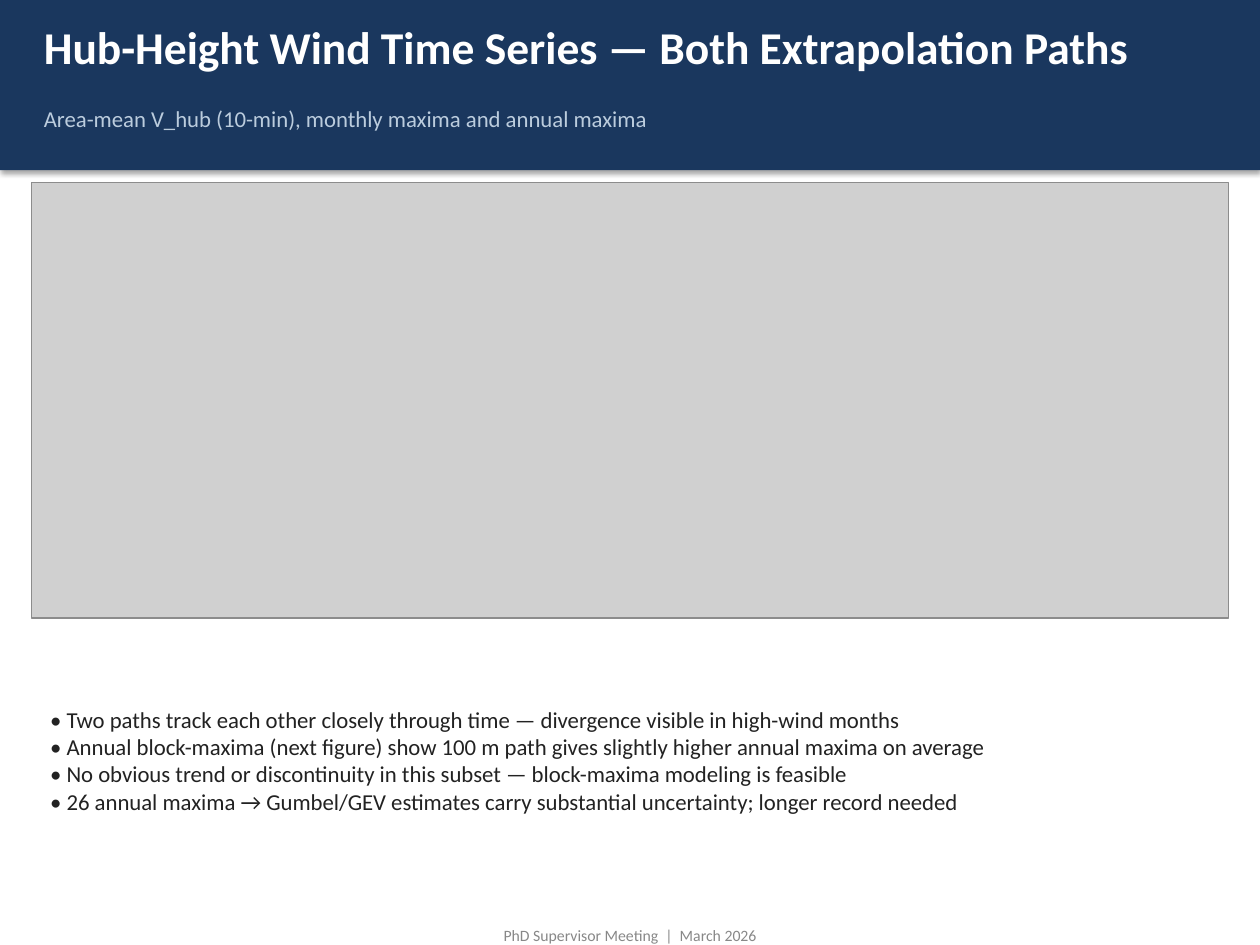
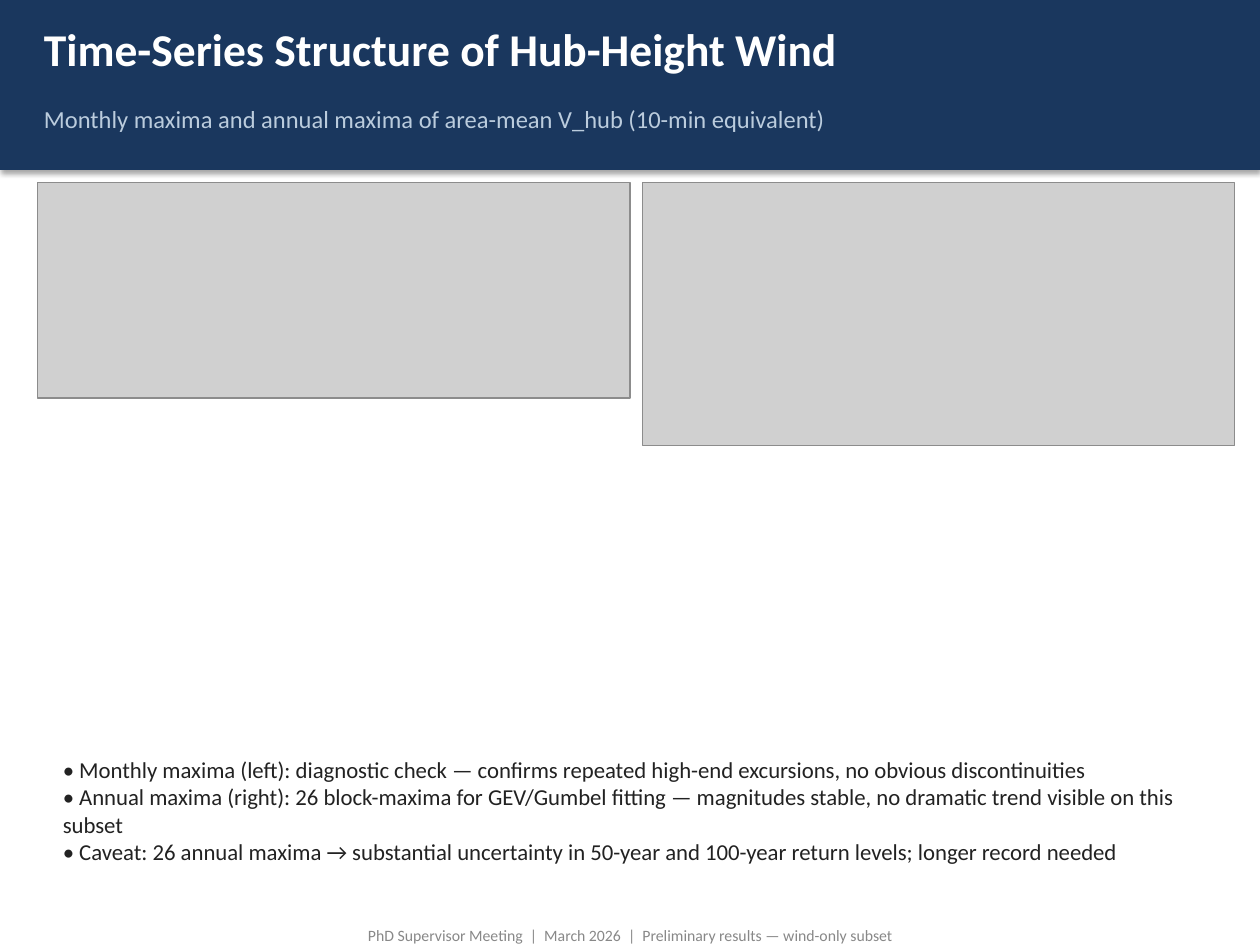
Before and after one commit to ChantelleAA/openfast, a slide deck: slide 4 of meeting_slides.pptx (slide 5 before the commit). Drawn at 1260x945 pixels with LibreOffice and Linux fonts; fonts in the diff are those of the drawing; grey boxes stand for pictures. Boxes give left, top, right and bottom in pixels: in the first picture for what was removed or moved away, otherwise in the second. Text is boxed around its words. In the diff, an @@ line names an element or a change of style, - is before the commit and + after.

```diff
--- a/meeting_slides.pptx
+++ b/meeting_slides.pptx
@@ text at (44,34,836,74): text changed @@
-Hub-Height Wind Time Series — Both Extrapolation Paths
+Time-Series Structure of Hub-Height Wind
@@ text at (44,110,824,132): text changed; size 13 to 14 pt @@
-Area-mean V_hub (10-min), monthly maxima and annual maxima
+Monthly maxima and annual maxima of area-mean V_hub (10-min equivalent)
@@ picture removed at (32,183,1228,617) @@
@@ picture added at (38,183,630,398) @@
@@ picture added at (643,183,1235,446) @@
@@ text at (63,761,1173,864): text changed @@
-• Two paths track each other closely through time — divergence visible in high-wind months
-• Annual block-maxima (next figure) show 100 m path gives slightly higher annual maxima on average
-• No obvious trend or discontinuity in this subset — block-maxima modeling is feasible
-• 26 annual maxima → Gumbel/GEV estimates carry substantial uncertainty; longer record needed
+• Monthly maxima (left): diagnostic check — confirms repeated high-end excursions, no obvious discontinuities
+• Annual maxima (right): 26 block-maxima for GEV/Gumbel fitting — magnitudes stable, no dramatic trend visible on this subset
+• Caveat: 26 annual maxima → substantial uncertainty in 50-year and 100-year return levels; longer record needed
@@ text at (368,930,892,944): text changed @@
-PhD Supervisor Meeting | March 2026
+PhD Supervisor Meeting | March 2026 | Preliminary results — wind-only subset
```
Also in this commit, not shown: 5 other slides changed, 1 slide added, 3 slides removed, 18 other files.
